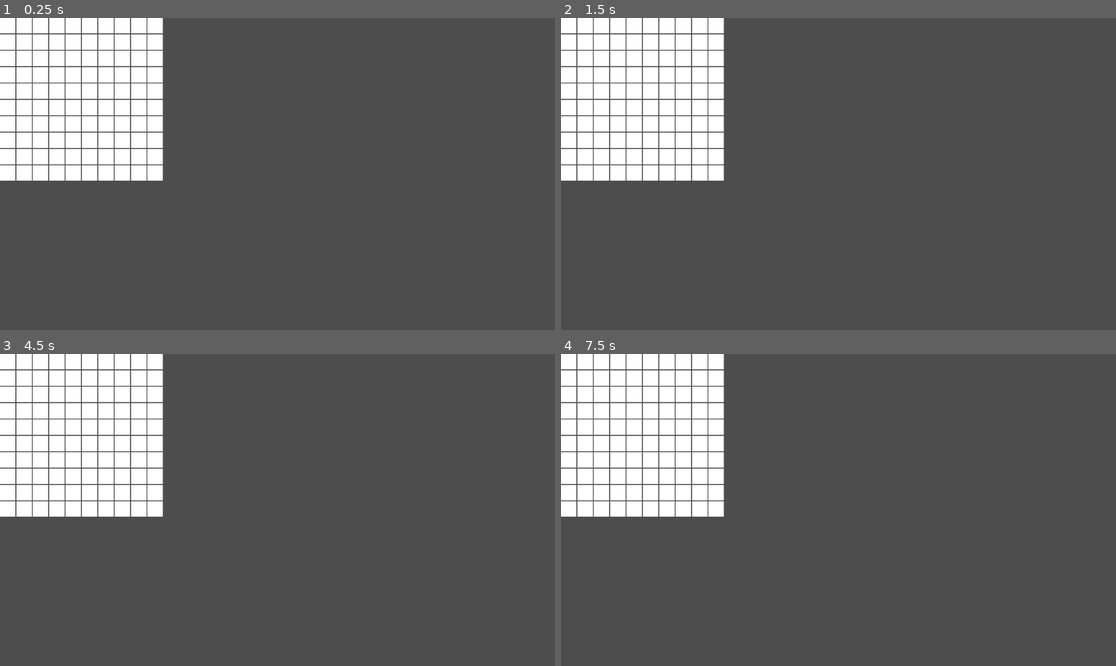
Above: before the commit, frames 1-4 (two rows, left to right).
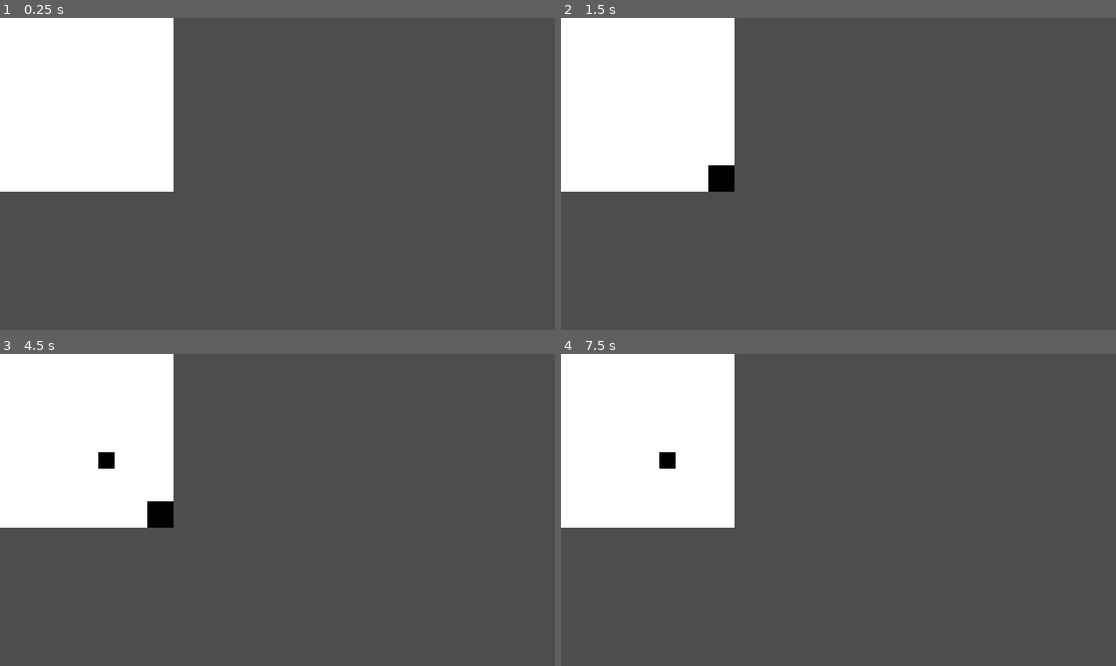
Above: after the commit, the same moments.

Repository: yoel2810/Path-Finding-Algorithm-Visualizer
Game: Godot game, scene res://Scenes/Grid/Grid.tscn
Two runs of this game, one before a commit and one after it. Both use one fixed random seed, a clock stepped at 60 frames per second and the inputs below. Before the commit the project starts from res://Scenes/Grid.tscn.
Inputs (mouse positions are in pixels of both pictures, inside the frame that each line leads up to):
- Up to frame 1 (0.25 s): no input
- Up to frame 2 (1.5 s): tap Enter at 0.5 s; move the mouse to (960, 158) at 0.52 s; right-click (960, 158) at 0.6 s; tap Space at 1.25 s; move the mouse to (727, 189) at 1.27 s; right-click (727, 189) at 1.35 s
- Up to frame 3 (4.5 s): tap Enter at 2, 3.5 s; move the mouse to (333, 441) at 2.02 s; right-click (333, 441) at 2.1 s; tap Space at 2.75, 4.25 s; move the mouse to (249, 572) at 2.77 s; right-click (249, 572) at 2.85 s; move the mouse to (444, 556) at 3.52 s; right-click (444, 556) at 3.6 s; move the mouse to (111, 463) at 4.27 s; right-click (111, 463) at 4.35 s
- Up to frame 4 (7.5 s): move the mouse to (866, 510) at 5.02 s; right-click (866, 510) at 5.1 s; move the mouse to (755, 432) at 5.77 s; right-click (755, 432) at 5.85 s; move the mouse to (960, 494) at 6.52 s; right-click (960, 494) at 6.6 s; move the mouse to (727, 525) at 7.27 s; right-click (727, 525) at 7.35 s

The runs differ from the first frame. In frame 1, 4.2% of the frame differs, in the area x 0-32%, y 0-56%; in frame 2, 4.4%; in frame 3, 4.5%; in frame 4, 4.4%.

Commit message:
Add Grid and GridCell scenes, update Globals.gd

Diff:
--- /dev/null
+++ b/Globals.gd
@@ -0,0 +1,4 @@
+extends Node2D
+
+var grid_size: Vector2 = Vector2(10, 10)
+var cell_size: Vector2 = Vector2(32, 32)
--- a/Scenes/Grid.gd
+++ /dev/null
@@ -1,32 +0,0 @@
-extends Node2D
-
-var grid_size: Vector2 = Vector2(10, 10)
-var cell_size: Vector2 = Vector2(32, 32)
-var grid: Array = []
-const GAP: int = 2
-
-
-func _ready() -> void:
-	setup_grid()
-
-
-func setup_grid() -> void:
-	for x in range(int(grid_size.x)):
-		for y in range(int(grid_size.y)):
-			var cell = create_grid_cell(x, y)
-			grid.append(cell)
-
-
-func create_grid_cell(x: int, y: int) -> Control:
-	var cell: Control = Control.new()
-	cell.size = cell_size
-	cell.position = Vector2(x * (cell_size.x + GAP), y * (cell_size.y + GAP)) + cell_size / 2
-	var sprite: Sprite2D = Sprite2D.new()
-	sprite.texture = load("res://Assets/white.png")
-	cell.add_child(sprite)
-	sprite.scale = Vector2(
-		cell_size.x / sprite.texture.get_width(), cell_size.y / sprite.texture.get_height()
-	)
-	add_child(cell)
-
-	return cell
--- /dev/null
+++ b/Scenes/Grid/Grid.gd
@@ -0,0 +1,26 @@
+extends Node2D
+
+var grid: Array = []
+const GAP: int = 2
+
+
+func _ready() -> void:
+	setup_grid()
+
+
+func setup_grid() -> void:
+	for x in range(int(Globals.grid_size.x)):
+		for y in range(int(Globals.grid_size.y)):
+			var cell = create_grid_cell(x, y)
+			grid.append(cell)
+
+
+func create_grid_cell(x: int, y: int) -> Control:
+	var cell = preload("res://Scenes/GridCell/GridCell.tscn").instantiate()
+
+	cell.position = (Vector2(x * (Globals.cell_size.x + GAP), y * (Globals.cell_size.y + GAP)))
+	print(cell.position)
+
+	add_child(cell)
+
+	return cell
--- a/Scenes/Grid.tscn
+++ b/Scenes/Grid/Grid.tscn
@@ -1,6 +1,6 @@
 [gd_scene load_steps=2 format=3 uid="uid://db4a1o42yh7cl"]
 
-[ext_resource type="Script" path="res://Scenes/Grid.gd" id="1_7o6yh"]
+[ext_resource type="Script" path="res://Scenes/Grid/Grid.gd" id="1_7o6yh"]
 
 [node name="Grid" type="Node2D"]
 script = ExtResource("1_7o6yh")
--- /dev/null
+++ b/Scenes/GridCell/GridCell.gd
@@ -0,0 +1,35 @@
+extends Control
+
+var is_obstacle: bool = false
+var is_hovered: bool = false
+const OBSTACLE_COLOR: Color = Color(0, 0, 0)
+const EMPTY_COLOR: Color = Color(1, 1, 1)
+
+
+# Called when the node enters the scene tree for the first time.
+func _ready() -> void:
+	pass  # Replace with function body.
+
+
+# Called every frame. 'delta' is the elapsed time since the previous frame.
+func _process(_delta) -> void:
+	if Input.is_action_just_pressed("place_obstacle") and is_hovered:
+		toggle_obstacle()
+
+
+func _on_mouse_entered() -> void:
+	is_hovered = true
+
+
+func _on_mouse_exited():
+	is_hovered = false
+
+
+func toggle_obstacle() -> void:
+	is_obstacle = !is_obstacle
+	update_visual()
+
+
+func update_visual() -> void:
+	var cell_sprite: Sprite2D = get_node("Sprite2D")
+	cell_sprite.modulate = OBSTACLE_COLOR if is_obstacle else EMPTY_COLOR
--- /dev/null
+++ b/Scenes/GridCell/GridCell.tscn
@@ -0,0 +1,19 @@
+[gd_scene load_steps=3 format=3 uid="uid://btui1s6je1op"]
+
+[ext_resource type="Texture2D" uid="uid://452xndgd8eq2" path="res://Assets/white.png" id="1_73kmk"]
+[ext_resource type="Script" path="res://Scenes/GridCell/GridCell.gd" id="1_wk2gy"]
+
+[node name="Control" type="Control"]
+layout_mode = 3
+anchors_preset = 0
+offset_right = 55.0
+offset_bottom = 55.0
+script = ExtResource("1_wk2gy")
+
+[node name="Sprite2D" type="Sprite2D" parent="."]
+position = Vector2(27.25, 27.5)
+scale = Vector2(0.5, 0.5)
+texture = ExtResource("1_73kmk")
+
+[connection signal="mouse_entered" from="." to="." method="_on_mouse_entered"]
+[connection signal="mouse_exited" from="." to="." method="_on_mouse_exited"]
--- a/project.godot
+++ b/project.godot
@@ -11,14 +11,26 @@
 [application]
 
 config/name="Path Finding Algorithm Visualizer"
-run/main_scene="res://Scenes/Grid.tscn"
+run/main_scene="res://Scenes/Grid/Grid.tscn"
 config/features=PackedStringArray("4.2", "Mobile")
 config/icon="res://icon.svg"
+
+[autoload]
+
+Globals="*res://Globals.gd"
 
 [dotnet]
 
 project/assembly_name="Path Finding Algorithm Visualizer"
 
+[input]
+
+place_obstacle={
+"deadzone": 0.5,
+"events": [Object(InputEventMouseButton,"resource_local_to_scene":false,"resource_name":"","device":-1,"window_id":0,"alt_pressed":false,"shift_pressed":false,"ctrl_pressed":false,"meta_pressed":false,"button_mask":2,"position":Vector2(362, 6),"global_position":Vector2(366, 47),"factor":1.0,"button_index":2,"canceled":false,"pressed":true,"double_click":false,"script":null)
+]
+}
+
 [rendering]
 
 renderer/rendering_method="mobile"
